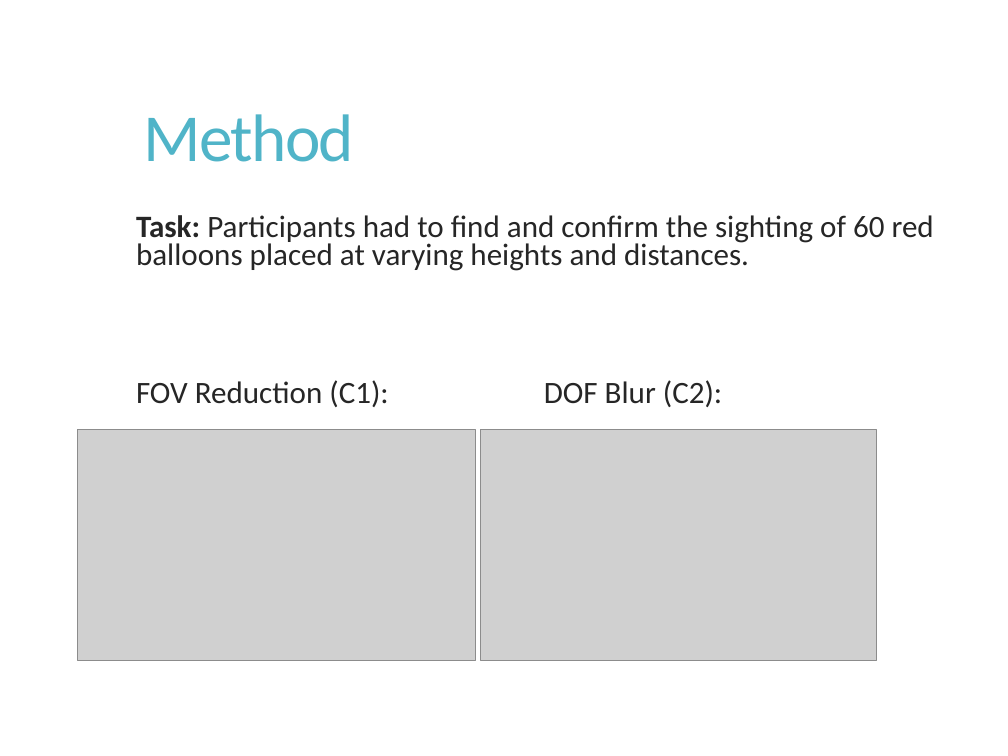
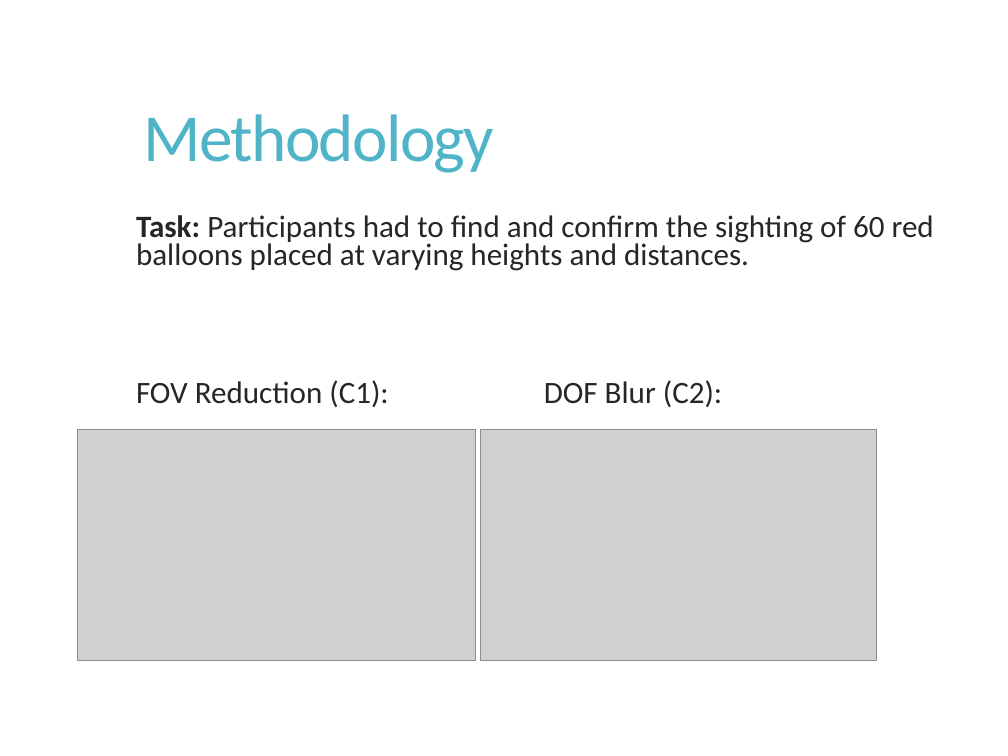
Before and after one commit to Akash3121/3D, a slide deck: slide 9 of Paper-Presentation/Akash - VR_Sickness_Mitigation_Methods_Presentation.pptx. Drawn at 1008x756 pixels with LibreOffice and Linux fonts; fonts in the diff are those of the drawing; grey boxes stand for pictures; background and template pictures are left out. Boxes give left, top, right and bottom in pixels: in the first picture for what was removed or moved away, otherwise in the second. Text is boxed around its words. In the diff, an @@ line names an element or a change of style, - is before the commit and + after.

```diff
--- a/Paper-Presentation/Akash - VR_Sickness_Mitigation_Methods_Presentation.pptx
+++ b/Paper-Presentation/Akash - VR_Sickness_Mitigation_Methods_Presentation.pptx
@@ title at <box>143,114,494,173</box>: text changed @@
-Method
+Methodology
```
Also in this commit, not shown: 3 other slides changed, 1 slide added.
